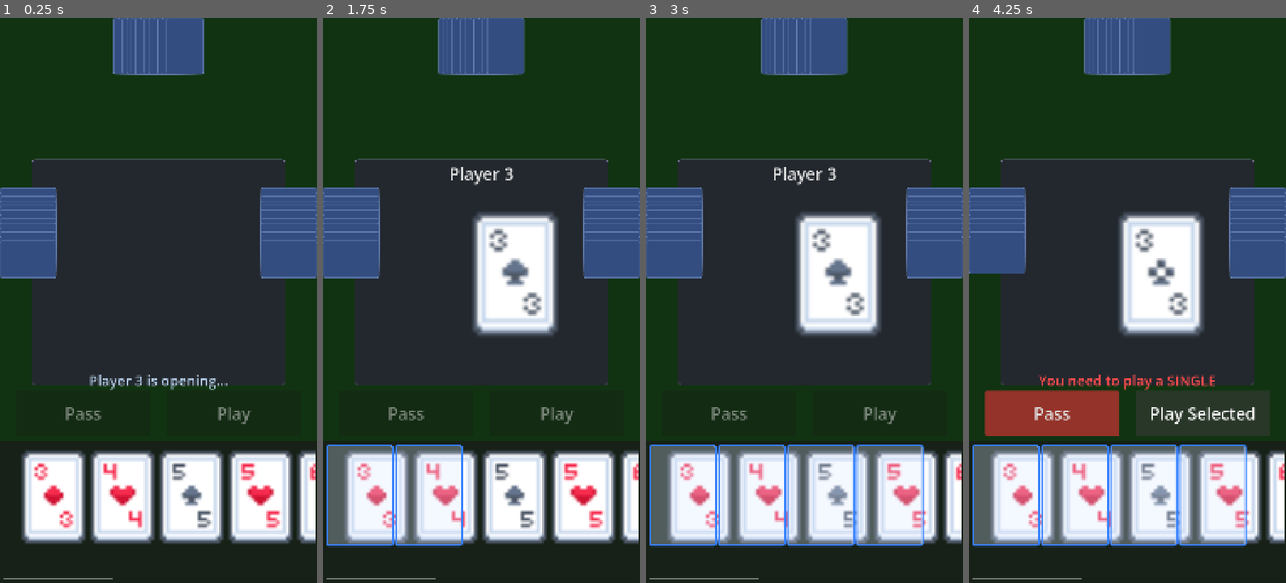
Above: before the commit, frames 1-4 (left to right).
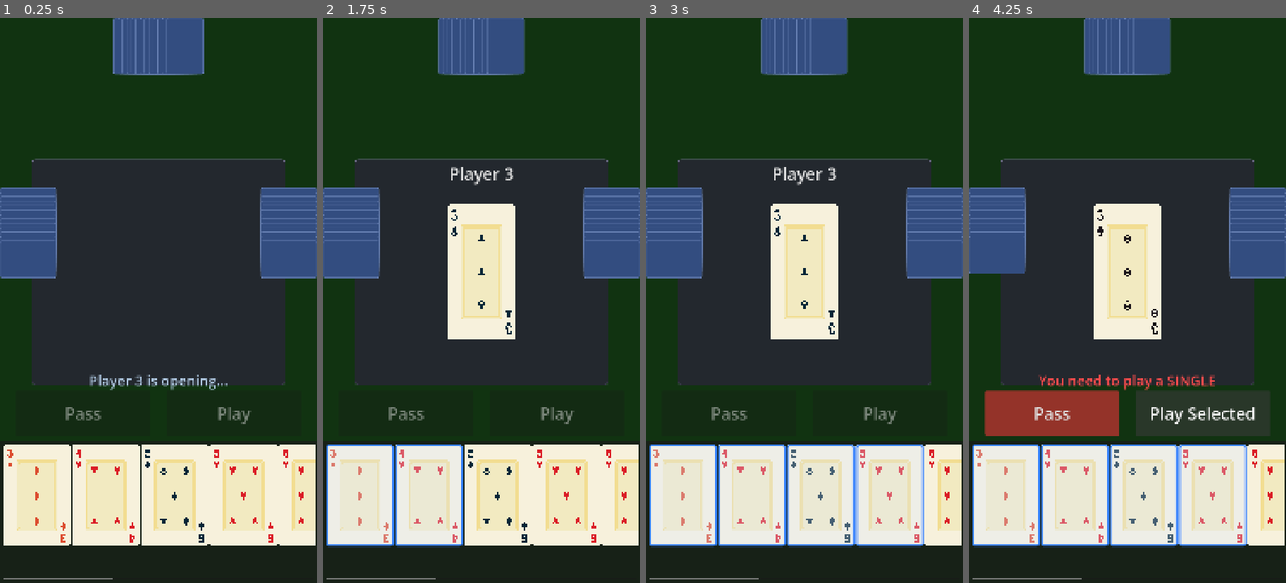
Above: after the commit, the same moments.

Repository: binhrobles/thirteen
Game: Godot game, scene res://scenes/main.tscn
Same seed, same stepped clock (60 frames per second), same inputs: the game is played once before the commit and once after it.
Inputs (mouse positions are in pixels of both pictures, inside the frame that each line leads up to):
- Up to frame 1 (0.25 s): no input
- Up to frame 2 (1.75 s): tap Enter at 0.5 s; move the mouse to (361, 498) at 0.52 s; click (361, 498) at 0.67 s; tap Space at 1.25 s; move the mouse to (427, 498) at 1.27 s; click (427, 498) at 1.42 s
- Up to frame 3 (3 s): tap Enter at 2 s; move the mouse to (820, 498) at 2.02 s; click (820, 498) at 2.17 s; tap Space at 2.75 s; move the mouse to (890, 498) at 2.77 s; click (890, 498) at 2.92 s
- Up to frame 4 (4.25 s): click "Play Selected" at 3.5 s

The runs differ from the first frame. In frame 1, 17% of the frame differs, in the area x 1-100%, y 75-94%; in frame 2, 23%, in the area x 1-100%, y 32-94%; in frame 3, 21%; in frame 4, 21%.

Commit message:
Upgrade to higher resolution card sprites and fix rendering
Replaced Kenney's low-res cards (32x32) with Jorel's pixel art cards
(96x128) for much better visual quality on mobile.

Visual improvements:
- Higher resolution cards (96x128 vs 32x32) - 3x better quality
- Fixed fuzzy/blurry rendering with TEXTURE_FILTER_NEAREST
- Fixed selection overlay alignment with STRETCH_SCALE mode
- Removed 180+ unused card variants (UNO cards, dice, etc.)

Card rendering now looks crisp and professional with proper pixel art
scaling and perfectly aligned selection highlights.

Co-Authored-By: Claude Sonnet 4.5 <noreply@anthropic.com>

Diff:
--- a/scripts/card_sprite.gd
+++ b/scripts/card_sprite.gd
@@ -47,8 +47,9 @@
 	texture_rect = TextureRect.new()
 	texture_rect.anchor_right = 1.0
 	texture_rect.anchor_bottom = 1.0
-	texture_rect.stretch_mode = TextureRect.STRETCH_KEEP_ASPECT_CENTERED
-	texture_rect.expand_mode = TextureRect.EXPAND_FIT_WIDTH_PROPORTIONAL
+	texture_rect.stretch_mode = TextureRect.STRETCH_SCALE  # Scale to fill
+	texture_rect.expand_mode = TextureRect.EXPAND_IGNORE_SIZE  # Ignore texture size
+	texture_rect.texture_filter = CanvasItem.TEXTURE_FILTER_NEAREST  # Crisp pixels
 	texture_rect.mouse_filter = Control.MOUSE_FILTER_IGNORE
 	add_child(texture_rect)
 
Binary file changed: assets/sprites/cards/card_back.png
Not shown, changed: assets/sprites/cards/card_back.png.import
Binary file changed: assets/sprites/cards/card_clubs_02.png
Not shown, changed: assets/sprites/cards/card_clubs_02.png.import
Binary file changed: assets/sprites/cards/card_clubs_03.png
Not shown, changed: assets/sprites/cards/card_clubs_03.png.import
Binary file changed: assets/sprites/cards/card_clubs_04.png
Not shown, changed: assets/sprites/cards/card_clubs_04.png.import
Binary file changed: assets/sprites/cards/card_clubs_05.png
Not shown, changed: assets/sprites/cards/card_clubs_05.png.import
Binary file changed: assets/sprites/cards/card_clubs_06.png
Not shown, changed: assets/sprites/cards/card_clubs_06.png.import
(and 261 more such lines)
